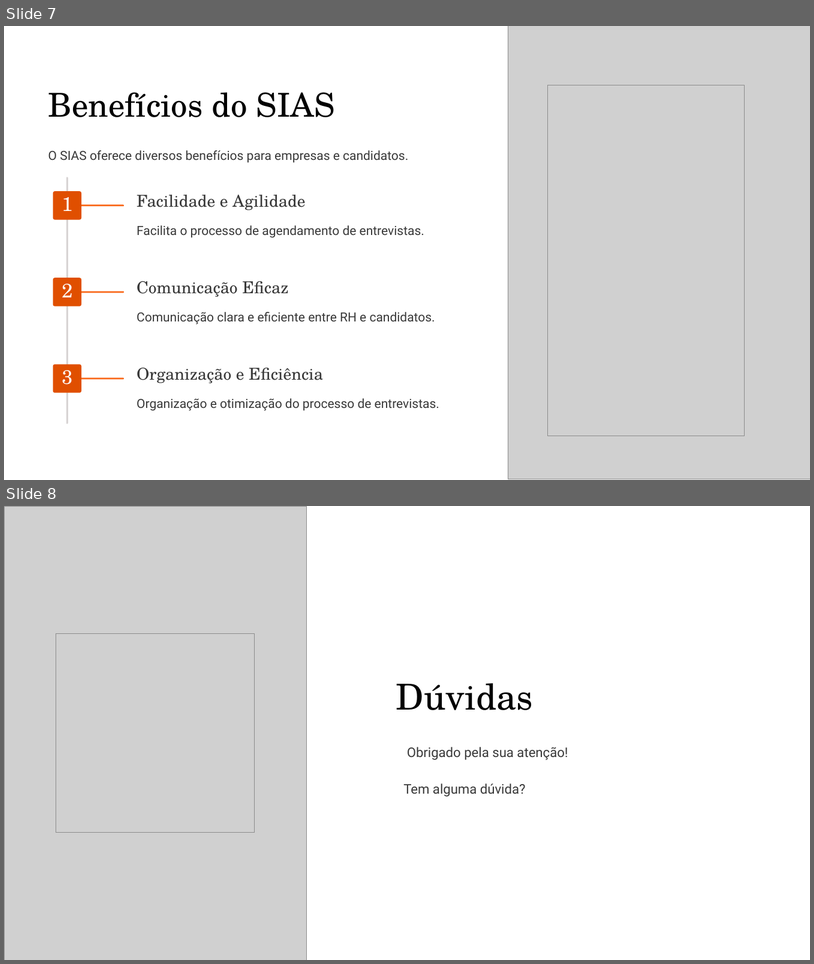
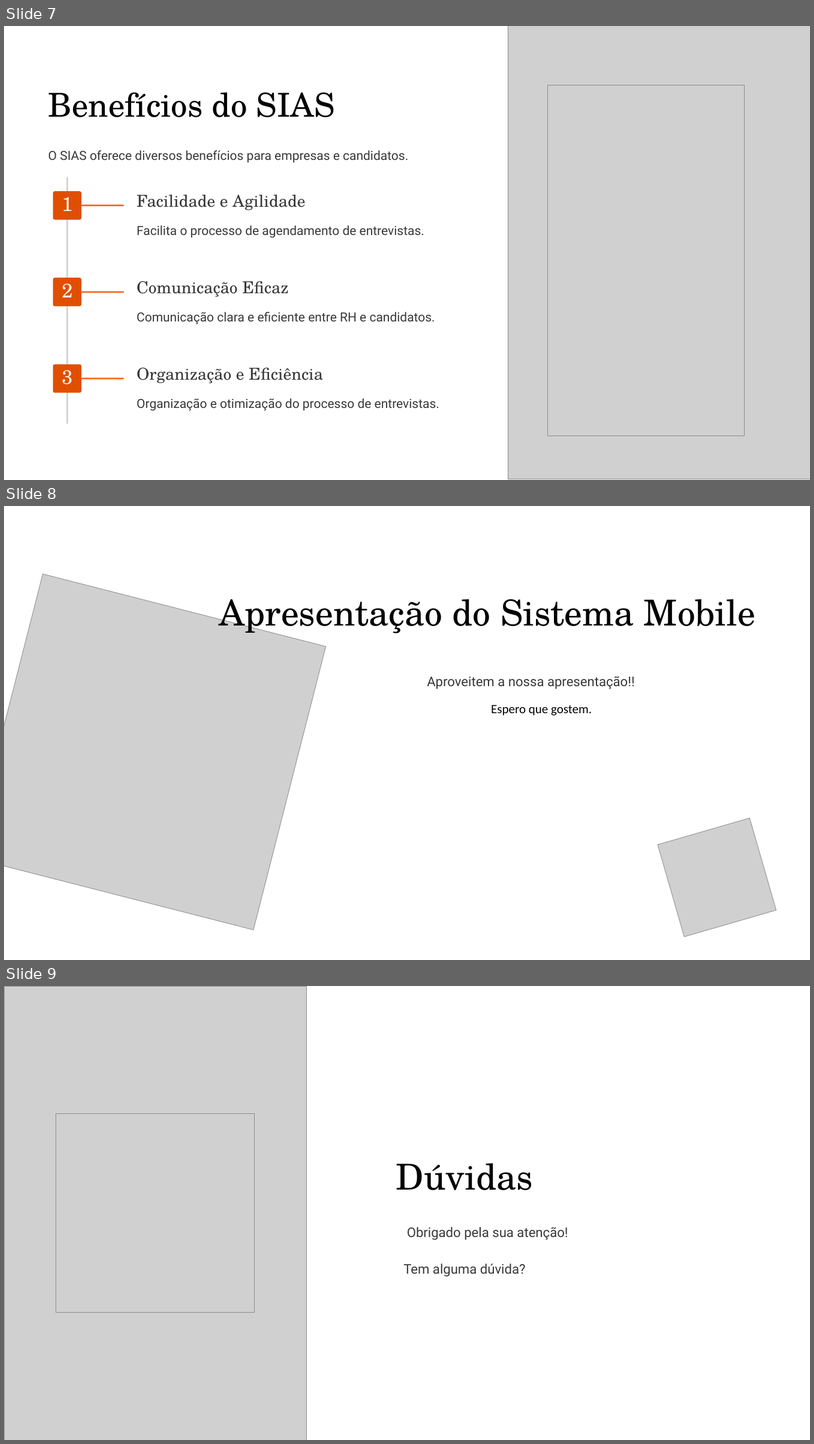
Before and after one commit to JeffersonEvangelista/SiasApp, a slide deck: .3 Apresentação/Apresentacao-Tecnica-SIAS.pptx. Shown one above the other, each under a label of ours: slides 7 and 8 before the commit, slides 7, 8 and 9 after it. The pictures are 814x964 and 814x1444 pixels, drawn with LibreOffice and Linux fonts; fonts in the diff are those of the drawing; grey boxes stand for pictures; background and template pictures are left out. Boxes give left, top, right and bottom in pixels: in the first picture for what was removed or moved away, otherwise in the second. Text is boxed around its words. In the diff, an @@ line names an element or a change of style, - is before the commit and + after.

```diff
--- a/.3 Apresentação/Apresentacao-Tecnica-SIAS.pptx
+++ b/.3 Apresentação/Apresentacao-Tecnica-SIAS.pptx
@@ slide 8 added at [4,506,810,960], background #FFFFFF; not listed: 1 template element that a slide beside it also shows @@
@@ picture added at [4,574,326,930] @@
@@ text added at [219,599,756,636], 51 pt, text #020202 @@
+Apresentação do Sistema Mobile
@@ text added at [427,676,635,689], 19 pt, text #383838 @@
+Aproveitem a nossa apresentação!!
@@ text added at [491,705,592,715], 18 pt, text #000000 @@
+Espero que gostem.
@@ picture added at [658,817,776,936] @@
@@ rectangle added at [695,920,810,960], fill #FFFFFF @@
@@ what was slide 8 is now slide 9 @@
```
Also in this commit, not shown: 1 slide changed.
